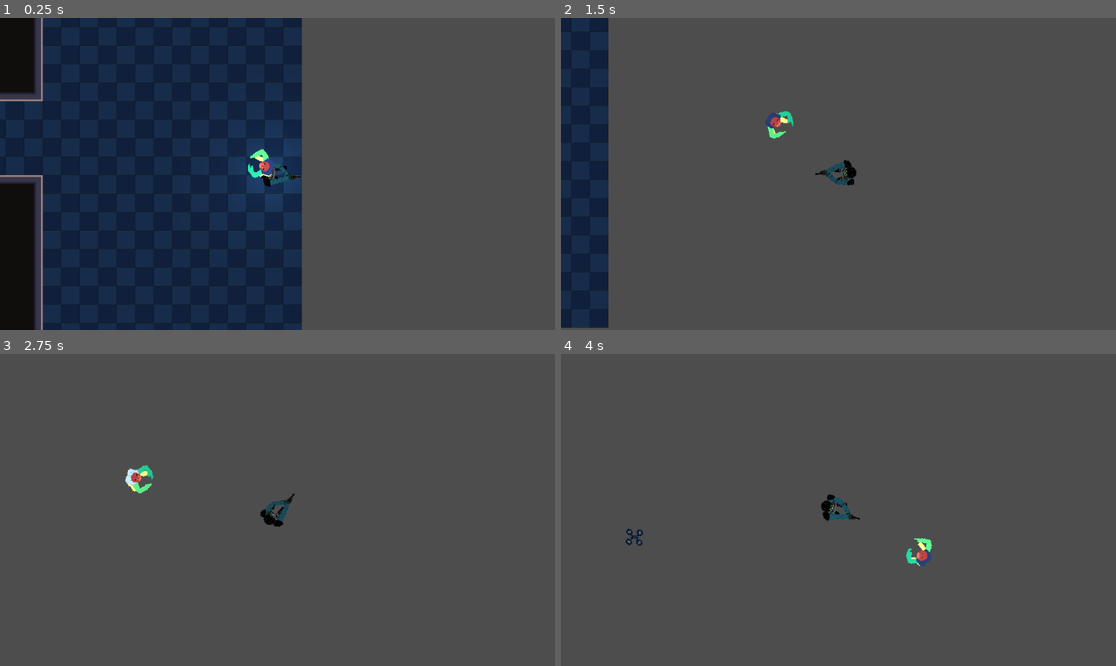
Above: before the commit, frames 1-4 (two rows, left to right).
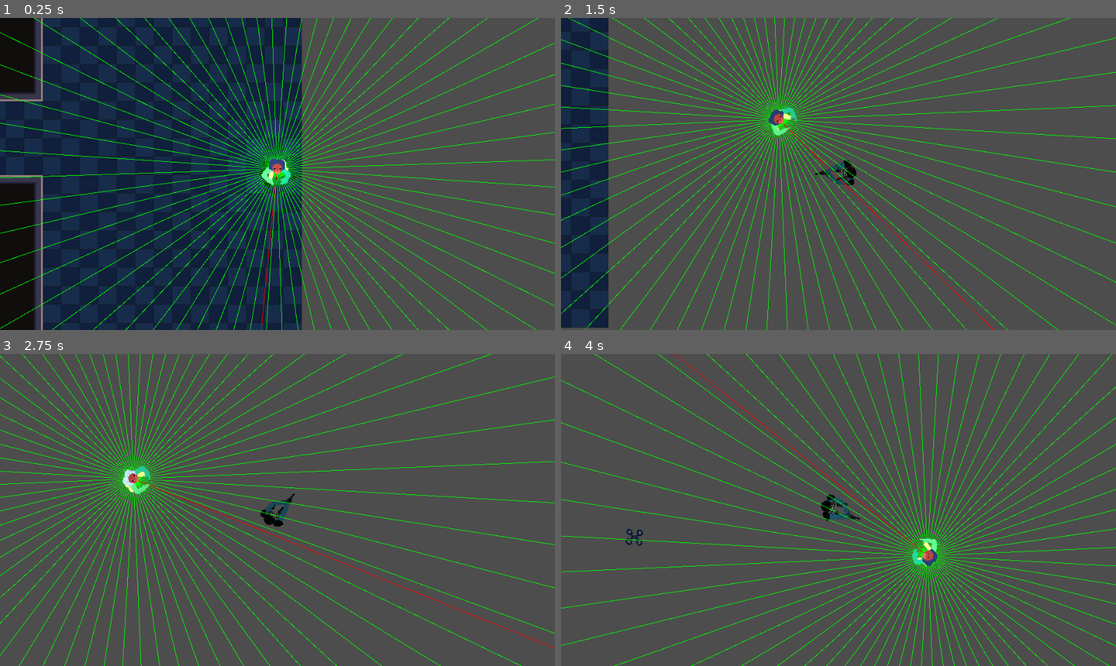
Above: after the commit, the same moments.

Repository: Fulgurata/Antibody
Game: Godot game, scene res://scenes/levels/level_one/LevelOne.tscn
Two runs of this game, one before a commit and one after it. Both use one fixed random seed, a clock stepped at 60 frames per second and the inputs below. This scene is started directly instead of the project's main scene.
Inputs (mouse positions are in pixels of both pictures, inside the frame that each line leads up to):
- Up to frame 1 (0.25 s): no input
- Up to frame 2 (1.5 s): move the mouse to (960, 158) at 0.52 s; hold D (move_right) 0.53-1.28 s; tap Shift (dodge) at 0.6 s; move the mouse to (727, 189) at 1.27 s; hold S (move_down) from 1.28 s (still down); tap Q (flare) at 1.35 s
- Up to frame 3 (2.75 s): move the mouse to (333, 441) at 2.02 s; release S (move_down) at 2.03 s; hold D (move_right) from 2.03 s (still down); tap R (give_ammo_dev) at 2.1 s
- Up to frame 4 (4 s): move the mouse to (810, 572) at 2.77 s; release D (move_right) at 2.78 s; hold W (move_up) 2.78-3.53 s; tap Mouse wheel down (next_weapon) at 2.85 s; move the mouse to (1005, 556) at 3.52 s; hold A (move_left) from 3.53 s (still down); tap Mouse wheel up (previous_weapon) at 3.6 s

The runs differ from the first frame. In frame 1, 8.9% of the frame differs, in the area x 0-100%, y 0-100%; in frame 2, 8.5%; in frame 3, 8.3%; in frame 4, 8.5%.

Commit message:
More work on enemy script

Diff:
--- a/scripts/characters/enemy_one_scripts/enemy.gd
+++ b/scripts/characters/enemy_one_scripts/enemy.gd
@@ -3,15 +3,15 @@
 
 # These are variables that are used in multiple functions
 #we'll need to clean these up at some point, we're not actually using them all I don't think
-var steering_factor := 0.9 #must be between 0 and 1.0
+var steering_factor := .5 #must be between 0 and 1.0
 var normal_speed := 400.0
 var current_state
 @onready var enemy_sprite: AnimatedSprite2D = $EnemySprite
 @onready var player = null
 @export var MIN_DISTANCE: float = 10.0 #how close the enemy will get before stopping
 
-var vision_range = 700 #how far the enemy can see (does not need light)
-var num_rays = 32 #the fidelity of the enemies vision, may need to decrease for performance if lagging occurs
+var vision_range = 800 #how far the enemy can see (does not need light)
+var num_rays = 64 #the fidelity of the enemies vision, may need to decrease for performance if lagging occurs
 
 # context array *Basically, these arrays store the directions the thing can go, the bad directions, and the good directions, later we'll do math (good - bad = go that way)
 var ray_directions = []
@@ -45,17 +45,17 @@
 	#end jazz
 
 
-##draw the rays for debugging purposes. (draw must be localized, rays must be global, dammmmnnniiiiittttttttt)
-	#_draw()
-#
-#func _draw()-> void:
-	##print("Enemy global position:", global_position)
-	#for i in range(num_rays):
-		#draw_line(to_local(enemy_sprite.global_position), to_local(enemy_sprite.global_position) + ray_directions[i].rotated(rotation) * vision_range, Color.GREEN, 1.0)
-	#var distance_to_player = global_position.distance_to(player.global_position)
-	#if distance_to_player > MIN_DISTANCE:
-		#var desired_velocity = chosen_dir.rotated(rotation) * normal_speed
-		#draw_line(enemy_sprite.global_position, desired_velocity, Color.RED, 1.0)
+#draw the rays for debugging purposes. (draw must be localized, rays must be global, dammmmnnniiiiittttttttt)
+	_draw()
+
+func _draw()-> void:
+	#print("Enemy global position:", global_position)
+	for i in range(num_rays):
+		draw_line(to_local(enemy_sprite.global_position), to_local(enemy_sprite.global_position) + ray_directions[i].rotated(rotation) * vision_range, Color.GREEN, 1.0)
+	var distance_to_player = global_position.distance_to(player.global_position)
+	if distance_to_player > MIN_DISTANCE:
+		var desired_velocity = chosen_dir.rotated(rotation) * normal_speed
+		draw_line(enemy_sprite.global_position, desired_velocity, Color.RED, 1.0)
 
 
 func change_state(new_state_name: String):
@@ -65,6 +65,8 @@
 
 	if current_state: #Ensure the new state exists
 		current_state.enter_state(self) # Enter the new state
+
+
 
 func _process(delta: float) -> void:
 	if current_state:
@@ -80,27 +82,39 @@
 		var desired_velocity = chosen_dir.rotated(rotation) * normal_speed
 		velocity = velocity.lerp(desired_velocity, steering_factor) #linear_interpolate is now "lerp"
 		rotation = velocity.angle() #(get rotated bro)
+		#velocity = Vector2.ZERO#activate to make him stop moving for testing purposes
 		move_and_collide(velocity * delta)
+		chosen_dir = Vector2.ZERO
+		print("after zeroing", chosen_dir)
 	else:
 		velocity = Vector2.ZERO
+		chosen_dir = Vector2.ZERO
+		print("after zeroing", chosen_dir)
+
+
 
 func update_context_arrays() -> void:
 	for i in range(num_rays):
 		set_interest(i)
 		set_danger(i)
-		if danger[i] > 0.0 or interest[i] > 0.0:
+		if danger[i] > 0.0:# or interest[i] > 0.0:
 			interest[i] -= danger[i]
 			#interest[i] = max(0, interest[i])
 		if i == 0:
-			chosen_dir = Vector2.ZERO
+			#chosen_dir = Vector2.ZERO#I don't remember why we were doing this...
+			#this little block lets the enemy remember the player for a second (maybe, I don't know, how long is a delta?
 			count_cycle += 1
 			if count_cycle >= 30:
 				player_sighted_ray_flag[i] = false
 			elif count_cycle >= 32: #the maximum number of ray cycles before the count resets and enemy can chase the drone again
 				count_cycle = 0
 		chosen_dir += ray_directions[i] * interest[i]
-		#print("direction", ray_directions[i], "   interest", interest[i])
+		print("after adding ray#: ", i, chosen_dir)
+		print("RAY number: ", i, "   interest: ", interest[i], "   direction: ", ray_directions[i])
 	chosen_dir = chosen_dir.normalized()
+	print("after normalizing post rayZ", chosen_dir)
+
+
 
 #Cast rays to find good directions (currently only includes "toward the player")
 func set_interest(i: int)-> void:
@@ -116,19 +130,29 @@
 	var result = space_state.intersect_ray(params)
 
 	if result:
+		var collision_distance = result.collider.position.distance_to(enemy_sprite.global_position)
+		print("Ray number: ", i,"interest_collider:	", result.collider, "		Distance: 	", collision_distance)
 
 		if result.collider.is_in_group("player"):
+			#var collision_distance = result.collider.position.distance_to(enemy_sprite.global_position)
+			print("Player_position_collided: ", result.collider.position)
+			#print("enemy_position", enemy_sprite.global_position)
+			#print("distance", collision_distance)
 			interest[i] = 0.9
 			player_sighted_ray_flag[i] = true
 			#print(result.collider.position)
-		elif result.collider.is_in_group("drone") and player_sighted_ray_flag.has(true):
-			interest[i] = 0.7
+		#elif result.collider.is_in_group("drone") and player_sighted_ray_flag.has(true):
+			#interest[i] = 0.7
 			#print("hit_drone")
-		#else:
+		else:
+			interest[i] = 0.0
 			#print("hit non-player interest")
 	else:
 		interest[i] = 0.0
 		#print("no_interest")
+	print("Ray number: ", i,"		set_interest: 	", interest[i])
+	if interest[i] > 0.0:
+		print("!!!!!!!!!!!!!!!!!!!!!!!!!!!!!!!!!!!!!!!!!!!!!!!!!!!!!!!!!!!!!!!!!!!!!!!!!!!!!!!!!!!!!!!!!!!!!!!!!!!!!!!!!!!!!!!!!!!!!!!!!!!!!!!!!!!!!!!!!!!!!!!!!!!!!!!!!!!!!!!!!!!!!!!!!!!!!!!!!!!!!!!!!!!!!!!!!!!!!!!!!!!!!!!!!!!!!!!!!!!!!!!!!!!!!!!!!!!!!!!!!!!!!!!!!!!!!!!!!!!!!!!!!!!")
 	#here we could setup a random wander pattern by having it pick a random spot nearby every 30 seconds
 	#just add a random value to current global position and make that your new favorite spot
 
@@ -141,27 +165,26 @@
 	var params_d = PhysicsRayQueryParameters2D.new()
 	params_d.from = enemy_sprite.global_position
 	params_d.to = enemy_sprite.global_position + ray_directions[i].rotated(rotation) * vision_range
-	params_d.exclude = [self,player.get_rid()]
+	params_d.exclude = [self]
 	#print("Enemy global position:", global_position)
 	#params_d.collision_mask = 10
-	params_d.collide_with_areas = true
+	params_d.collide_with_areas = false
 	params_d.collide_with_bodies = true
 
 	var result = space_state_d.intersect_ray(params_d)
 	if result:
-		var collision_distance = to_local(result.collider.position).distance_to(to_local(enemy_sprite.global_position))
-		print("position_collided", to_local(result.collider.position))
-		print("enemy_position", to_local(enemy_sprite.global_position))
-		print("distance", collision_distance)
-		var max_wall_care = 0.5 #the distance we want to detect and avoid walls
-		var how_much_care = 0.1 #.5 is the default for walls, right now player is set to 0.9 as max priority (full 1.0 is reserved for lethal obstacles), drone is set to .7 as secondary objective
-		var ratio = 1.0 #default 1 for reset
-		if collision_distance < max_wall_care and player_sighted_ray_flag.has(true) and collision_distance > 0.0:
-			ratio = (collision_distance / max_wall_care) / (1 / how_much_care)
-			print("ratio", ratio)
-		if result and ratio < 1.0:
-			danger[i] = ratio
+		var collision_distance = result.collider.position.distance_to(enemy_sprite.global_position)
+		print("Ray number: ", i,"danger_collider:	", result.collider, result.collider.name, result.collider.name == "Player", "		Distance: 	", collision_distance)
+		#print("position_collided", result.collider.position)
+		#print("enemy_position", enemy_sprite.global_position)
+		#print("distance", collision_distance)
+		var max_wall_care = 200.0 #the distance we want to detect and avoid walls, 50 is very small, 23 is "you're on top of me"
+		if result and collision_distance < max_wall_care and result.collider.name != "Player":
+			danger[i] = 0.5
 			#print(ratio)
 		else:
 			danger[i] = 0.0
 			#print("no_danger")
+	else:
+		danger[i] = 0.0
+	print("Ray number: ", i,"		set_danger: 	", danger[i])
